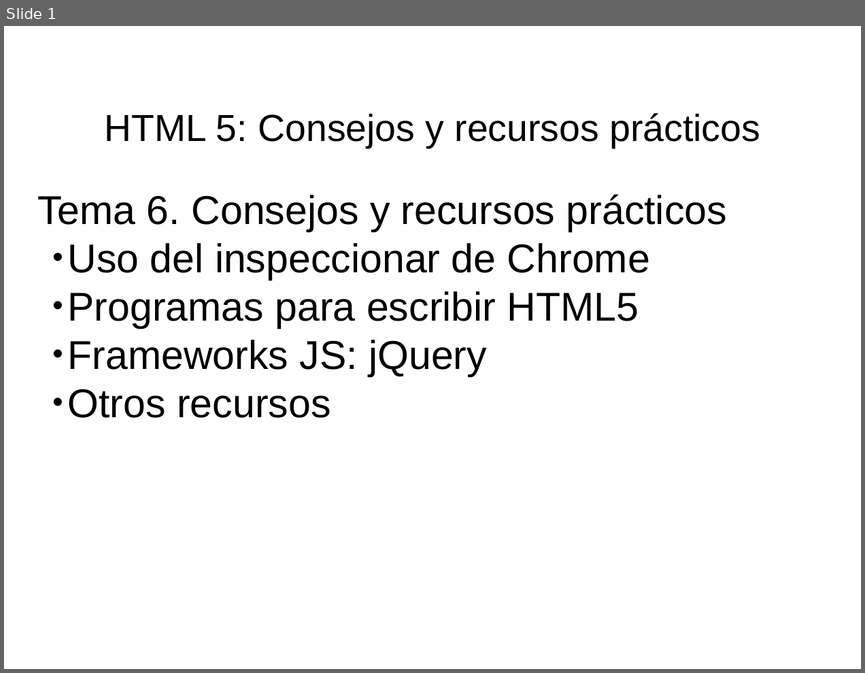
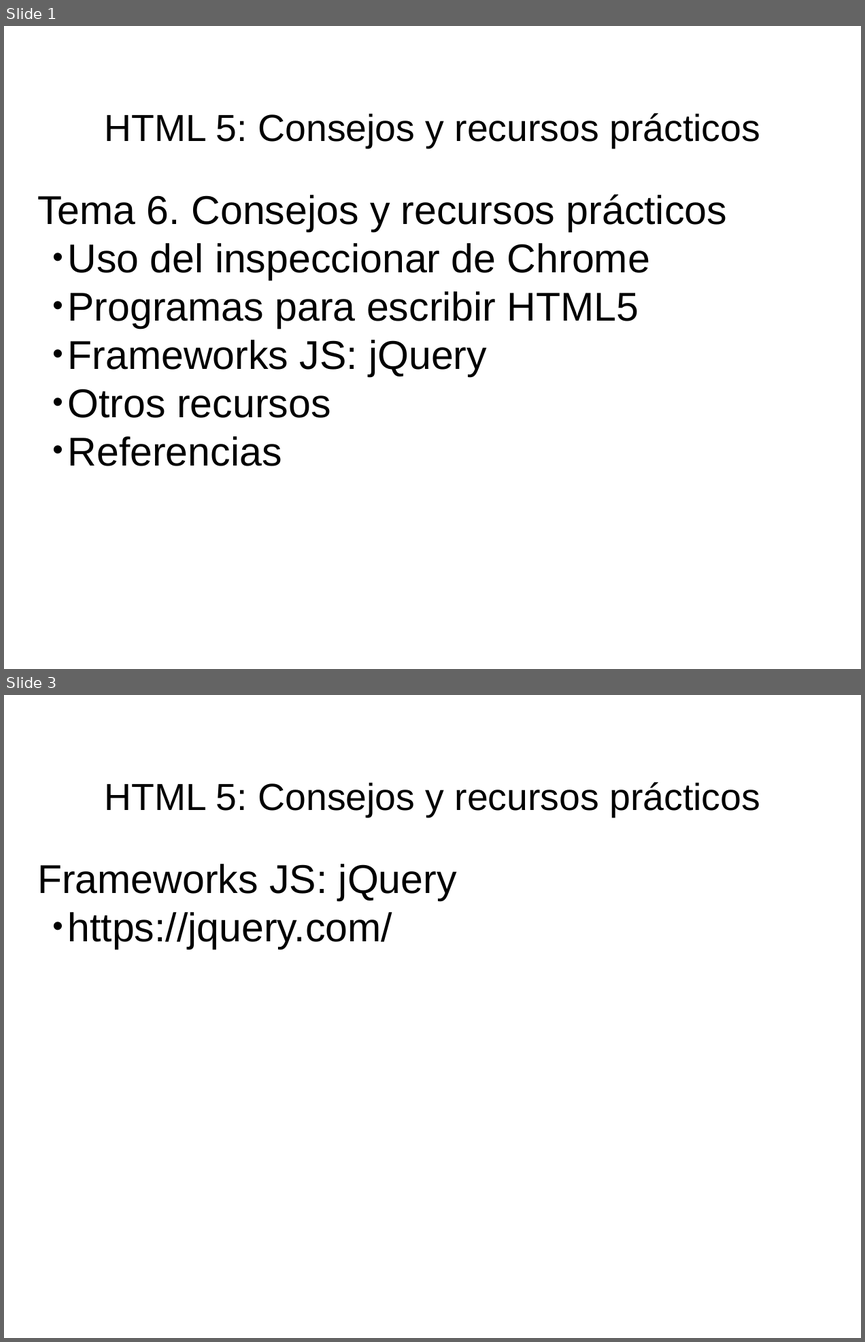
Before and after one commit to fitamix/HTML5, a slide deck: Tema6/Tema6-Presentacion.ppt. Shown one above the other, each under a label of ours: slide 1 before the commit, slides 1 and 3 after it; the slides between them are not shown. The pictures are 865x673 and 865x1342 pixels, drawn with LibreOffice and Linux fonts; fonts in the diff are those of the drawing. Boxes give left, top, right and bottom in pixels: in the first picture for what was removed or moved away, otherwise in the second. Text is boxed around its words. In the diff, an @@ line names an element or a change of style, - is before the commit and + after.

```diff
--- a/Tema6/Tema6-Presentacion.ppt
+++ b/Tema6/Tema6-Presentacion.ppt
@@ slide 3 added at [4, 695, 861, 1338], background #FFFFFF @@
@@ title added at [105, 782, 760, 817], 45 pt, text #000000 @@
+HTML 5: Consejos y recursos prácticos
@@ subtitle added at [37, 864, 457, 949], 48 pt, text #000000 @@
+Frameworks JS: jQuery
+  • https://jquery.com/
@@ slide 1 changed as well @@
@@ subtitle at [68, 436, 282, 466]: paragraph added @@
+  • Referencias
```
Also in this commit, not shown: 1 other slide changed, 3 other slides added, 12 other files.
